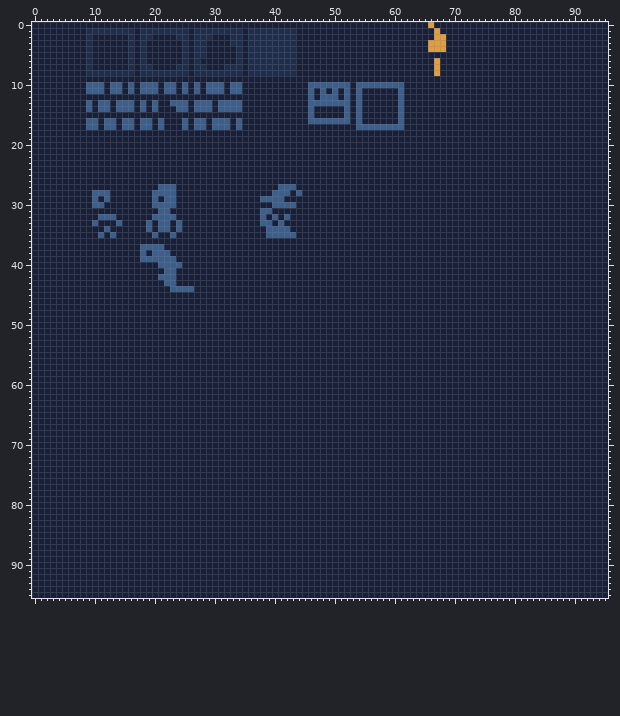
Pixel-art file: src/assets/img/tileset.aseprite. Above, as it was before the edit.
96x96 pixels, 1 frame.
Now the later version:
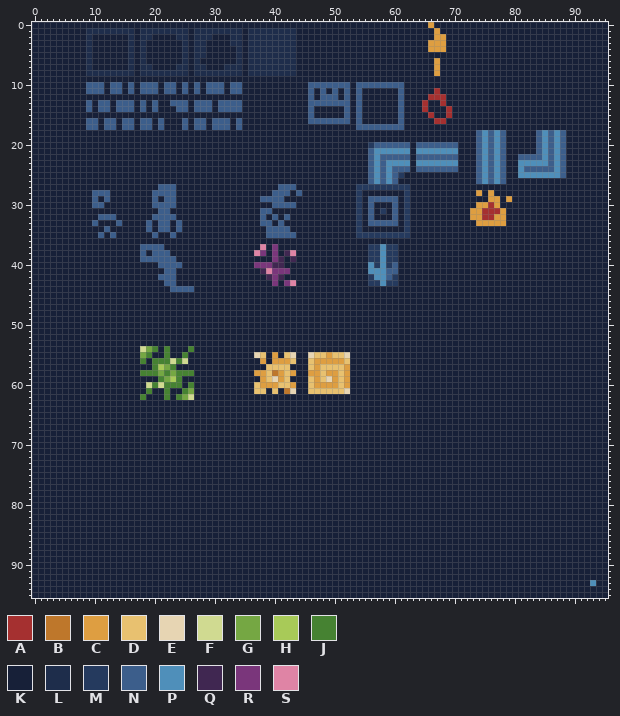
Palette (. is transparent): A #a53030  B #be772b  C #de9e41  D #e8c170  E #e7d5b3  F #d0da91  G #75a743  H #a8ca58  J #468232  K #172038  L #1e2d4b  M #253a5e  N #3c5e8b  P #4f8fba  Q #402751  R #7a367b  S #df84a5
From old to new:
--- layer "Layer 2"
@@ x 35..90 @@
 10 KKKKKKKKKKKNNNNNNNKNNNNNNNNKKKKKKKKKKKKKKKKKKKKKKKKKKKKK
-11 KKKKKKKKKKKNKNKNKNKNKKKKKKNKKKKKKKKKKKKKKKKKKKKKKKKKKKKK
-12 KKKKKKKKKKKNKNNNKNKNKKKKKKNKKKKKKKKKKKKKKKKKKKKKKKKKKKKK
-13 KKKKKKKKKKKNNNNNNNKNKKKKKKNKKKKKKKKKKKKKKKKKKKKKKKKKKKKK
-14 KKKKKKKKKKKNKKKKKNKNKKKKKKNKKKKKKKKKKKKKKKKKKKKKKKKKKKKK
-15 KKKKKKKKKKKNKKKKKNKNKKKKKKNKKKKKKKKKKKKKKKKKKKKKKKKKKKKK
-16 KKKKKKKKKKKNNNNNNNKNKKKKKKNKKKKKKKKKKKKKKKKKKKKKKKKKKKKK
+11 KKKKKKKKKKKNKNKNKNKNKKKKKKNKKKKKAKKKKKKKKKKKKKKKKKKKKKKK
+12 KKKKKKKKKKKNKNNNKNKNKKKKKKNKKKKAAAKKKKKKKKKKKKKKKKKKKKKK
+13 KKKKKKKKKKKNNNNNNNKNKKKKKKNKKKAKKAKKKKKKKKKKKKKKKKKKKKKK
+14 KKKKKKKKKKKNKKKKKNKNKKKKKKNKKKAKKKAKKKKKKKKKKKKKKKKKKKKK
+15 KKKKKKKKKKKNKKKKKNKNKKKKKKNKKKKAKKAKKKKKKKKKKKKKKKKKKKKK
+16 KKKKKKKKKKKNNNNNNNKNKKKKKKNKKKKKAAKKKKKKKKKKKKKKKKKKKKKK
 17 KKKKKKKKKKKKKKKKKKKNNNNNNNNKKKKKKKKKKKKKKKKKKKKKKKKKKKKK
-18 KKKKKKKKKKKKKKKKKKKKKKKKKKKKKKKKKKKKKKKKKKKKKKKKKKKKKKKK
-19 KKKKKKKKKKKKKKKKKKKKKKKKKKKKKKKKKKKKKKKKKKKKKKKKKKKKKKKK
-20 KKKKKKKKKKKKKKKKKKKKKKKKKKKKKKKKKKKKKKKKKKKKKKKKKKKKKKKK
-21 KKKKKKKKKKKKKKKKKKKKKKKKKKKKKKKKKKKKKKKKKKKKKKKKKKKKKKKK
-22 KKKKKKKKKKKKKKKKKKKKKKKKKKKKKKKKKKKKKKKKKKKKKKKKKKKKKKKK
-23 KKKKKKKKKKKKKKKKKKKKKKKKKKKKKKKKKKKKKKKKKKKKKKKKKKKKKKKK
-24 KKKKKKKKKKKKKKKKKKKKKKKKKKKKKKKKKKKKKKKKKKKKKKKKKKKKKKKK
-25 KKKKKKKKKKKKKKKKKKKKKKKKKKKKKKKKKKKKKKKKKKKKKKKKKKKKKKKK
-26 KKKKKKKKKKKKKKKKKKKKKKKKKKKKKKKKKKKKKKKKKKKKKKKKKKKKKKKK
-27 KKKKKKNNNKKKKKKKKKKKKKKKKKKKKKKKKKKKKKKKKKKKKKKKKKKKKKKK
-28 KKKKKNNNKNKKKKKKKKKKKKKKKKKKKKKKKKKKKKKKKKKKKKKKKKKKKKKK
-29 KKKNNNNKKKKKKKKKKKKKKKKKKKKKKKKKKKKKKKKKKKKKKKKKKKKKKKKK
-30 KKKKKNNNNKKKKKKKKKKKKKKKKKKKKKKKKKKKKKKKKKKKKKKKKKKKKKKK
-31 KKKNNKKKKKKKKKKKKKKKKKKKKKKKKKKKKKKKKKKKKKKKKKKKKKKKKKKK
-32 KKKNKNKNKKKKKKKKKKKKKKKKKKKKKKKKKKKKKKKKKKKKKKKKKKKKKKKK
-33 KKKNNKNKKKKKKKKKKKKKKKKKKKKKKKKKKKKKKKKKKKKKKKKKKKKKKKKK
-34 KKKKNNNNKKKKKKKKKKKKKKKKKKKKKKKKKKKKKKKKKKKKKKKKKKKKKKKK
-35 KKKKNNNNNKKKKKKKKKKKKKKKKKKKKKKKKKKKKKKKKKKKKKKKKKKKKKKK
+18 KKKKKKKKKKKKKKKKKKKKKKKKKKKKKKKKKKKKKKKNPNPNKKKKKNPNPNKK
+19 KKKKKKKKKKKKKKKKKKKKKKKKKKKKKKKKKKKKKKKNPNPNKKKKKNPNPNKK
+20 KKKKKKKKKKKKKKKKKKKKKMNNNNNNKNNNNNNNKKKNPNPNKKKKKNPNPNKK
+21 KKKKKKKKKKKKKKKKKKKKKNPPPPPPKPPPPPPPKKKNPNPNKKKKKNPNPNKK
+22 KKKKKKKKKKKKKKKKKKKKKNPNNNNNKNNNNNNNKKKNPNPNKKNNNNPNPNKK
+23 KKKKKKKKKKKKKKKKKKKKKNPNPPPPKPPPPPPPKKKNPNPNKKPPPPPNPNKK
+24 KKKKKKKKKKKKKKKKKKKKKNPNPNNNKNNNNNNNKKKNPNPNKKPNNNNNPNKK
+25 KKKKKKKKKKKKKKKKKKKKKNPNPNMKKKKKKKKKKKKNPNPNKKPPPPPPPNKK
+26 KKKKKKKKKKKKKKKKKKKKKNPNPNKKKKKKKKKKKKKNPNPNKKKKKKKKKKKK
+27 KKKKKKNNNKKKKKKKKKKMMMMMMMMMKKKKKKKKKKKKKKKKKKKKKKKKKKKK
+28 KKKKKNNNKNKKKKKKKKKMKKKKKKKMKKKKKKKKKKKCKCKKKKKKKKKKKKKK
+29 KKKNNNNKKKKKKKKKKKKMKNNNNNKMKKKKKKKKKKKKKCCKCKKKKKKKKKKK
+30 KKKKKNNNNKKKKKKKKKKMKNKKKNKMKKKKKKKKKKKCCACKKKKKKKKKKKKK
+31 KKKNNKKKKKKKKKKKKKKMKNKMKNKMKKKKKKKKKKCCAAACKKKKKKKKKKKK
+32 KKKNKNKNKKKKKKKKKKKMKNKKKNKMKKKKKKKKKKCCAACCKKKKKKKKKKKK
+33 KKKNNKNKKKKKKKKKKKKMKNNNNNKMKKKKKKKKKKKCCCCCKKKKKKKKKKKK
+34 KKKKNNNNKKKKKKKKKKKMKKKKKKKMKKKKKKKKKKKKKKKKKKKKKKKKKKKK
+35 KKKKNNNNNKKKKKKKKKKMMMMMMMMMKKKKKKKKKKKKKKKKKKKKKKKKKKKK
 36 KKKKKKKKKKKKKKKKKKKKKKKKKKKKKKKKKKKKKKKKKKKKKKKKKKKKKKKK
-37 KKKKKKKKKKKKKKKKKKKKKKKKKKKKKKKKKKKKKKKKKKKKKKKKKKKKKKKK
-38 KKKKKKKKKKKKKKKKKKKKKKKKKKKKKKKKKKKKKKKKKKKKKKKKKKKKKKKK
-39 KKKKKKKKKKKKKKKKKKKKKKKKKKKKKKKKKKKKKKKKKKKKKKKKKKKKKKKK
-40 KKKKKKKKKKKKKKKKKKKKKKKKKKKKKKKKKKKKKKKKKKKKKKKKKKKKKKKK
-41 KKKKKKKKKKKKKKKKKKKKKKKKKKKKKKKKKKKKKKKKKKKKKKKKKKKKKKKK
-42 KKKKKKKKKKKKKKKKKKKKKKKKKKKKKKKKKKKKKKKKKKKKKKKKKKKKKKKK
-43 KKKKKKKKKKKKKKKKKKKKKKKKKKKKKKKKKKKKKKKKKKKKKKKKKKKKKKKK
+37 KKKSKRKKKKKKKKKKKKKKKMMPMMKKKKKKKKKKKKKKKKKKKKKKKKKKKKKK
+38 KKSRKRKQSKKKKKKKKKKKKMMPMMKKKKKKKKKKKKKKKKKKKKKKKKKKKKKK
+39 KKKKKRQKQKKKKKKKKKKKKMMPMMKKKKKKKKKKKKKKKKKKKKKKKKKKKKKK
+40 KKRRRQQKKKKKKKKKKKKKKPMPMNKKKKKKKKKKKKKKKKKKKKKKKKKKKKKK
+41 KKKQSRRRKKKKKKKKKKKKKPPPNNKKKKKKKKKKKKKKKKKKKKKKKKKKKKKK
+42 KKKKQRQKKKKKKKKKKKKKKMPPNMKKKKKKKKKKKKKKKKKKKKKKKKKKKKKK
+43 KKKKKRKRSKKKKKKKKKKKKMMPMMKKKKKKKKKKKKKKKKKKKKKKKKKKKKKK
 44 KKKKKKKKKKKKKKKKKKKKKKKKKKKKKKKKKKKKKKKKKKKKKKKKKKKKKKKK
@@ x 16..54 @@
 53 KKKKKKKKKKKKKKKKKKKKKKKKKKKKKKKKKKKKKKK
-54 KKKKKKKKKKKKKKKKKKKKKKKKKKKKKKKKKKKKKKK
-55 KKKKKKKKKKKKKKKKKKKKKKKKKKKKKKKKKKKKKKK
-56 KKKKKKKKKKKKKKKKKKKKKKKKKKKKKKKKKKKKKKK
-57 KKKKKKKKKKKKKKKKKKKKKKKKKKKKKKKKKKKKKKK
-58 KKKKKKKKKKKKKKKKKKKKKKKKKKKKKKKKKKKKKKK
-59 KKKKKKKKKKKKKKKKKKKKKKKKKKKKKKKKKKKKKKK
-60 KKKKKKKKKKKKKKKKKKKKKKKKKKKKKKKKKKKKKKK
-61 KKKKKKKKKKKKKKKKKKKKKKKKKKKKKKKKKKKKKKK
-62 KKKKKKKKKKKKKKKKKKKKKKKKKKKKKKKKKKKKKKK
+54 KKFGJKJKKKJKKKKKKKKKKKKKKKKKKKKKKKKKKKK
+55 KKGJKKJKKJKKKKKKKKKKKEDKCKDEKKEDDCDDEKK
+56 KKJKJJJFJFKKKKKKKKKKKKCKCCCDKKDCCCCCDKK
+57 KKKKJHGJKKKKKKKKKKKKKKKDDDDKKKDCDDDDCKK
+58 KKJJJGJGJJJKKKKKKKKKKCCDBCDCKKCCDCCDCKK
+59 KKKKKJGHJKKKKKKKKKKKKKCDECDKKKDCDECDCKK
+60 KKKFJFJJJKJKKKKKKKKKKDCCCDDCKKDCCCCDCKK
+61 KKKJKKJKKJGKKKKKKKKKKDDKDKBEKKDDDDDDEKK
+62 KKJKKKJKJGFKKKKKKKKKKKKKKKKKKKKKKKKKKKK
 63 KKKKKKKKKKKKKKKKKKKKKKKKKKKKKKKKKKKKKKK
@@ x 91..95 @@
 92 KKKKK
-93 KKKKK
+93 KKPKK
 94 KKKKK
Boxes around the changes in both pictures, in picture pixels (x1, y1, x2, y2):
changed: (356, 88, 566, 286)
changed: (254, 244, 296, 286)
changed: (140, 346, 194, 400)
changed: (254, 352, 350, 394)
changed: (590, 580, 596, 586)
